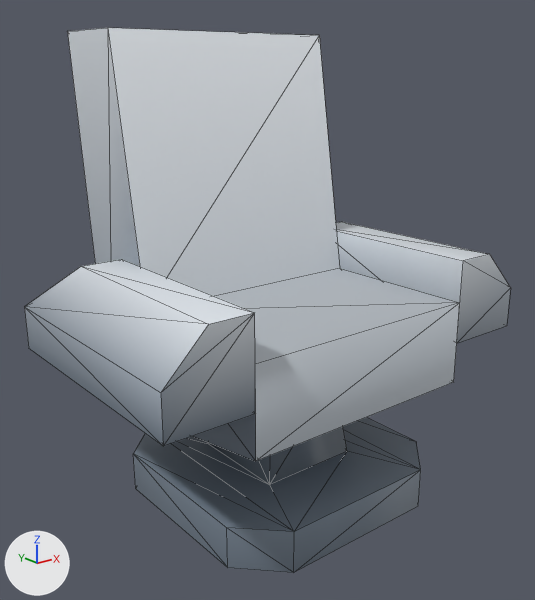
Renders of the glTF model client/public/assets/kenney-station/chair-armrest.glb from each side of a commit.
Before and after are seen from a 50 mm camera at (-0.537, -0.677, 0.51) aimed at (-0.004, -0.01, 0.243). Arrows for +X, +Y and +Z are at lower left; the lights stay in place. The first picture is the older version. Mesh edges are drawn as thin lines. Where no turn or scale is listed for an object, it has been applied to the vertices. Vertices at exactly the same position are counted once.

Before the edit, the objects in view are built like this:
```python
me_chair_armrest = bpy.data.meshes.new('chair-armrest')
me_chair_armrest.from_pydata(...)  # 58 vertices, 98 faces; spans x -0.25..0.25, y -0.175..0.175, z -0.275..0.275
me_chair_armrest.materials.append(mat_defaultmaterial)
ob_chair_armrest = bpy.data.objects.new('chair-armrest', me_chair_armrest)
ob_chair_armrest.location = (0.0, 0.0, 0.275)
```
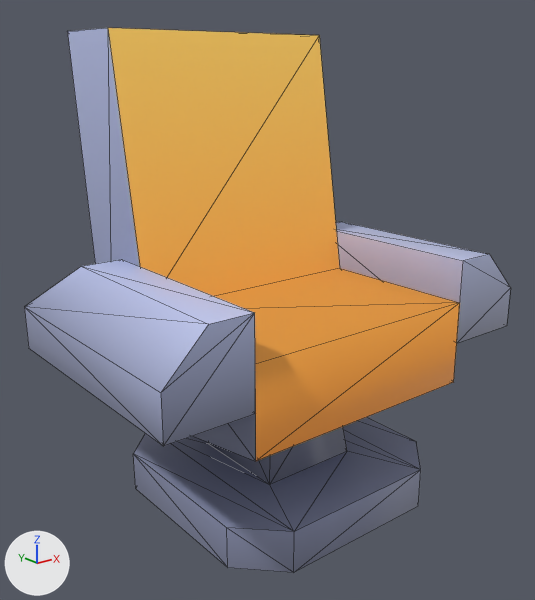
Pixel boxes [x1, y1, x2, y2] of what changed, in the pictures (535 x 600 px):
part 1 of me_chair_armrest, recoloured
    both: [25, 289, 510, 573]
part 2 of me_chair_armrest, recoloured
    both: [25, 28, 498, 461]
part 3 of me_chair_armrest, recoloured
    both: [26, 33, 510, 532]

What the commit changed:
me_chair_armrest has 58 vertices, 98 faces and spans x -0.25..0.25, y -0.175..0.175, z -0.275..0.275.
me_chair_armrest is used by ob_chair_armrest; location (0.0, 0.0, 0.275).
me_chair_armrest part 1: 46 faces centred in x -0.25..0.25, y -0.175..0.125, z -0.275..-0.058 are repainted in the vertex colours; the middle colour goes from greyish blue #6c7885 to greyish blue #7d829a.
me_chair_armrest part 2: 29 faces centred in x -0.233..0.233, y -0.175..0.158, z -0.092..0.275 are repainted in the vertex colours; the middle colour goes from white #dde3e9 to light grey #bfc8c6.
me_chair_armrest part 3: 23 faces centred in x -0.25..0.25, y -0.175..0.142, z -0.225..0.025 are repainted in the vertex colours; the middle colour goes from greyish blue #7d8a98 to greyish blue #9197b6.
